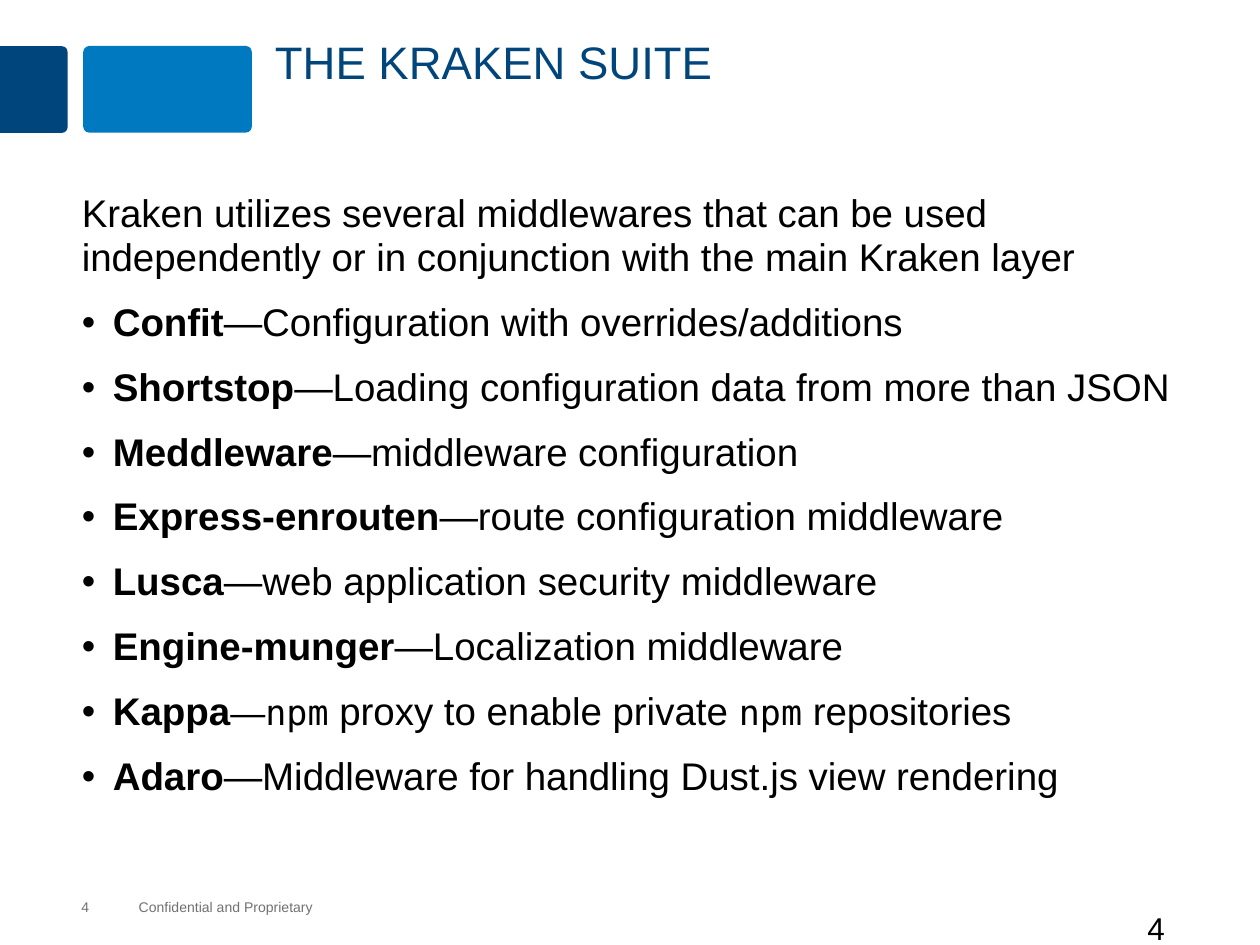
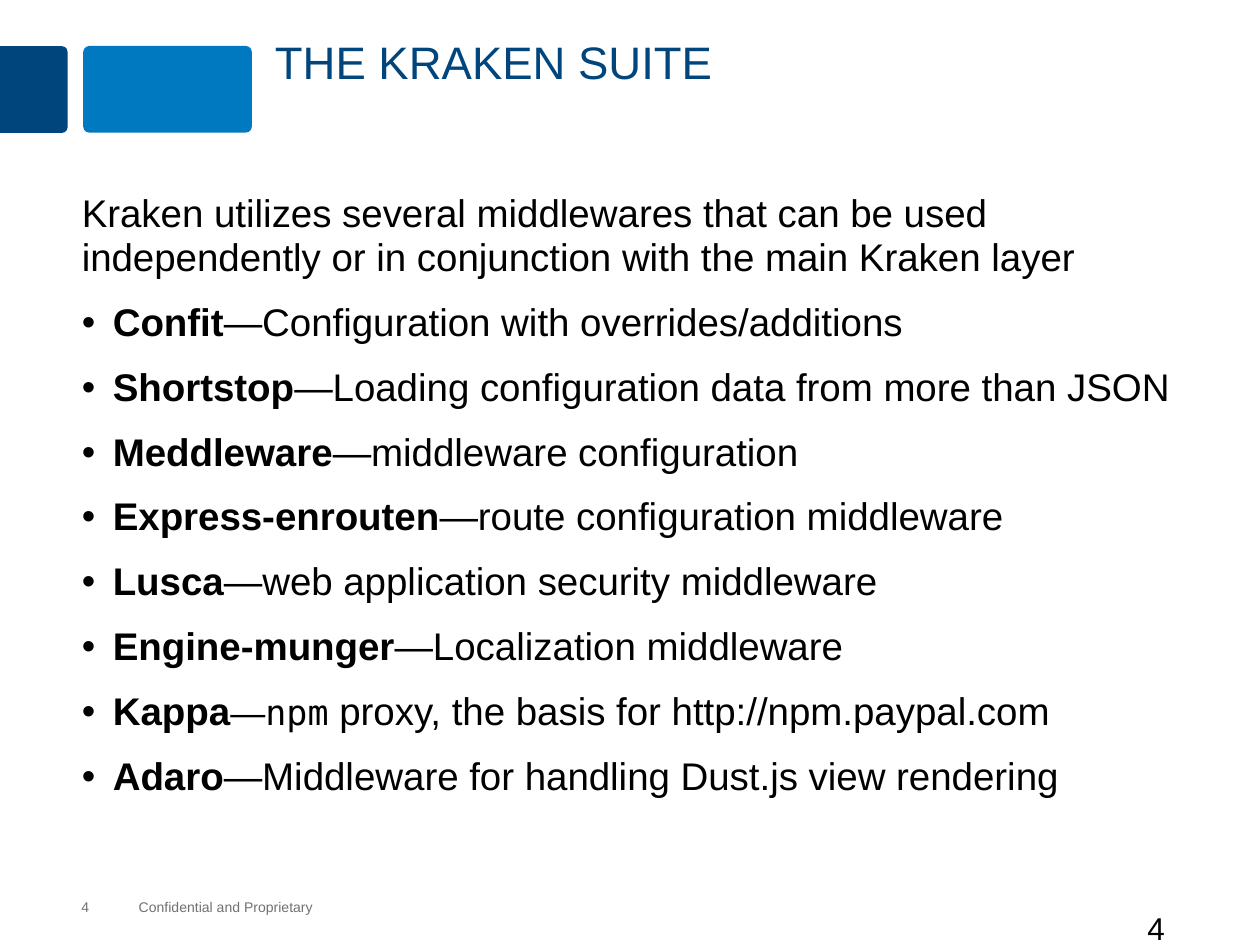
Before and after one commit to MaxMillington/nodePractice, a slide deck: slide 4 of node/lesson-80-kraken/kraken.pptx. Drawn at 1260x945 pixels with LibreOffice and Linux fonts; fonts in the diff are those of the drawing; background and template pictures are left out. Boxes give left, top, right and bottom in pixels: in the first picture for what was removed or moved away, otherwise in the second. Text is boxed around its words. In the diff, an @@ line names an element or a change of style, - is before the commit and + after.

Commit message:
Added changes to kraken presentation from Robert.

```diff
--- a/node/lesson-80-kraken/kraken.pptx
+++ b/node/lesson-80-kraken/kraken.pptx
@@ text at bbox=[113, 697, 1050, 733]: text changed @@
-• Kappa—npm proxy to enable private npm repositories
+• Kappa—npm proxy, the basis for http://npm.paypal.com
```
Also in this commit, not shown: 2 other slides changed.
